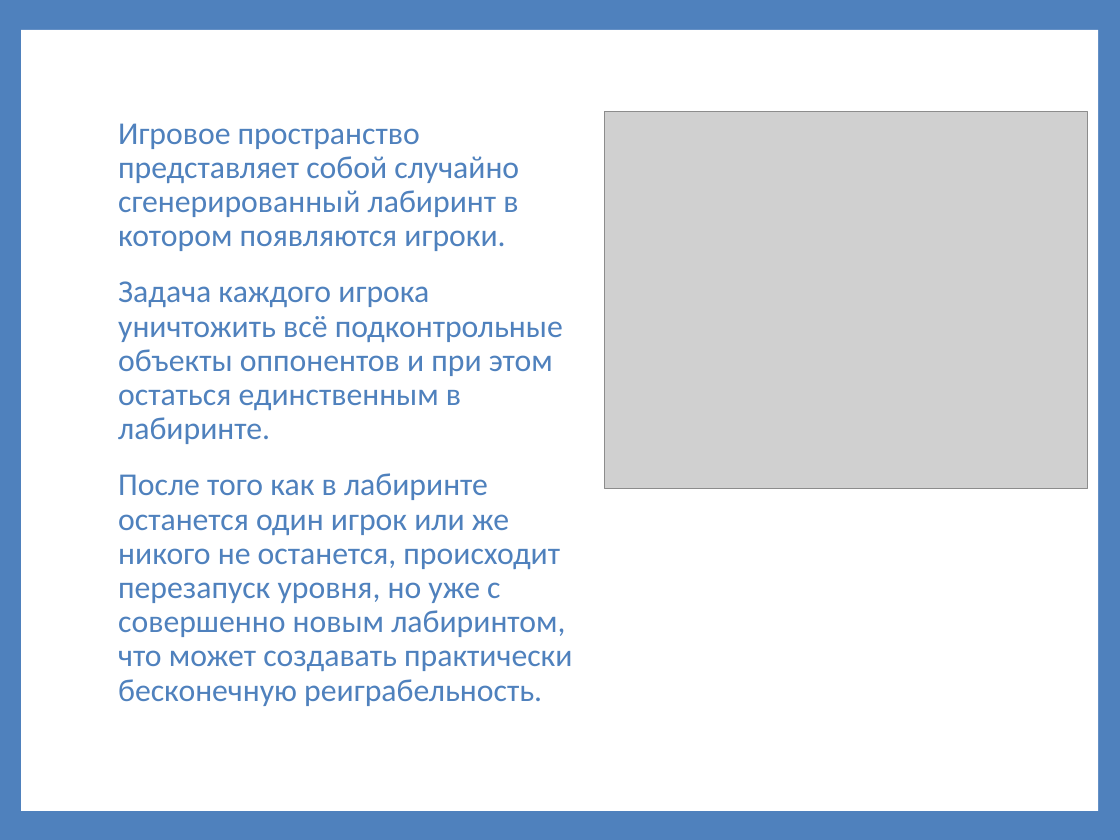
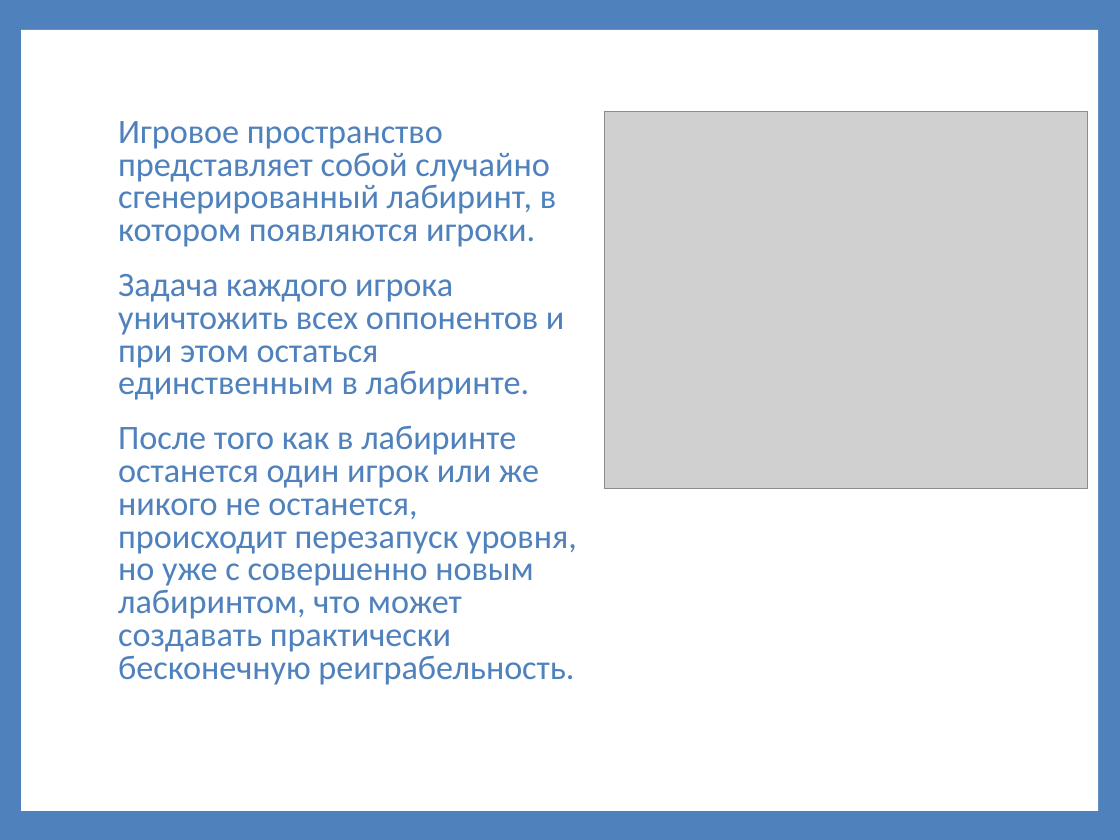
Before and after one commit to prog-kkkmt/pdp-p2-16, a slide deck: slide 8 of Презентация Братцев.pptx. Drawn at 1120x840 pixels with LibreOffice and Linux fonts; fonts in the diff are those of the drawing; grey boxes stand for pictures. Boxes give left, top, right and bottom in pixels: in the first picture for what was removed or moved away, otherwise in the second. Text is boxed around its words. In the diff, an @@ line names an element or a change of style, - is before the commit and + after.

```diff
--- a/Презентация Братцев.pptx
+++ b/Презентация Братцев.pptx
@@ text at (118, 121, 564, 400): text changed; size 20.4 to 22 pt @@
-Игровое пространство представляет собой случайно сгенерированный лабиринт в котором появляются игроки.
-Задача каждого игрока уничтожить всё подконтрольные объекты оппонентов и при этом остаться единственным в лабиринте.
+Игровое пространство представляет собой случайно сгенерированный лабиринт, в котором появляются игроки.
+Задача каждого игрока уничтожить всех оппонентов и при этом остаться единственным в лабиринте.
@@ text at (118, 426, 577, 685): size 20.4 to 22 pt in "После того как в лабиринте останется один ..."; line spacing 0.9 to 0.8 @@
```
Also in this commit, not shown: 2 other slides changed, 1 other file.
